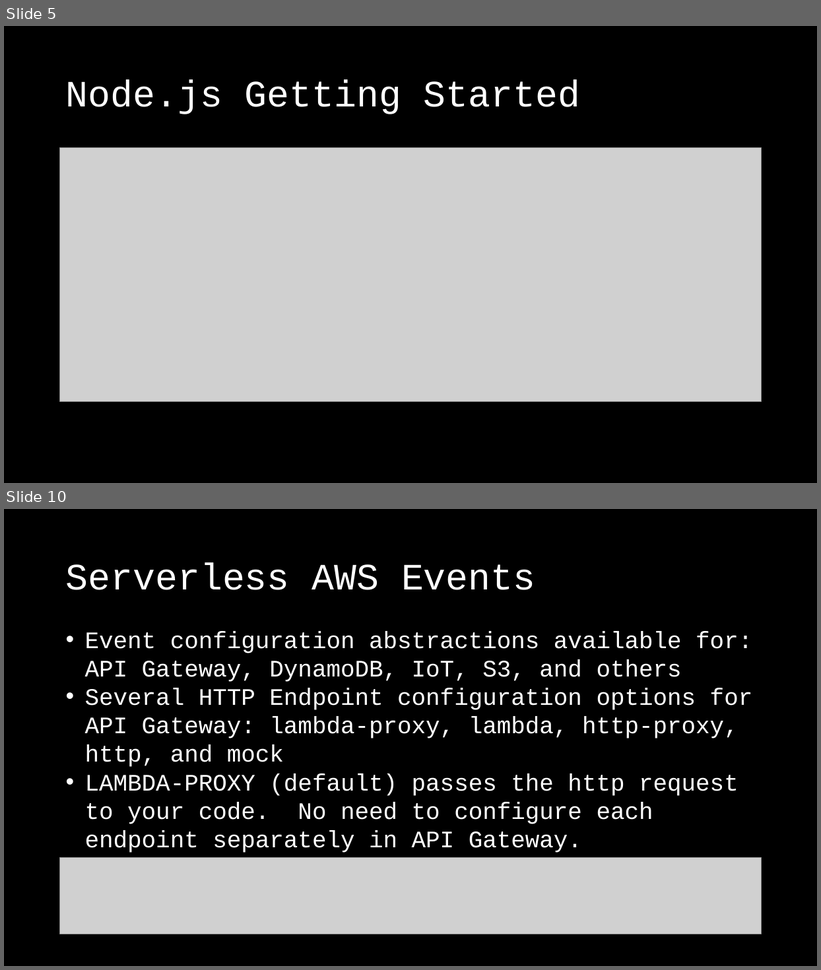
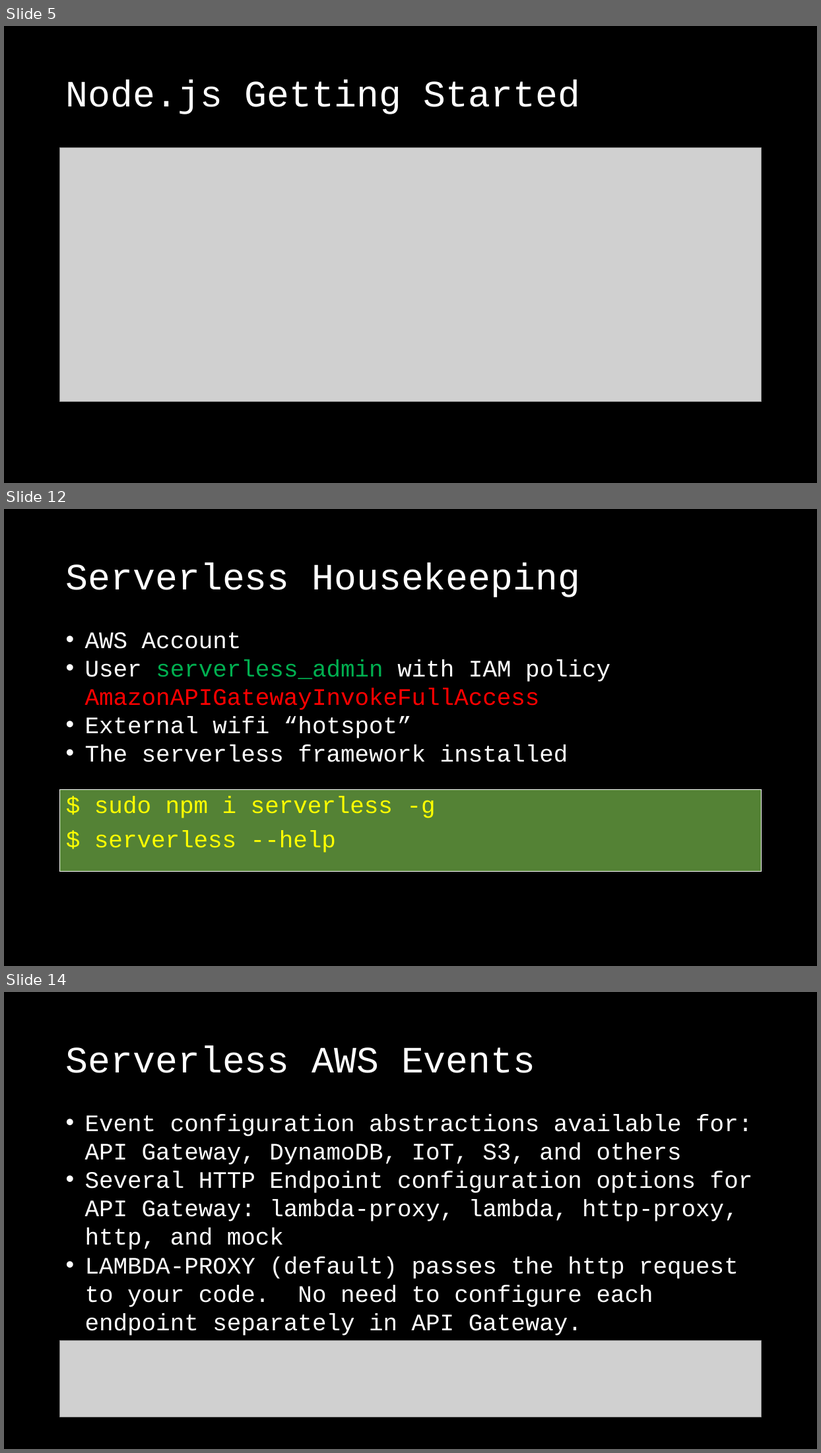
Before and after one commit to rsnestor/slac, a slide deck: doc/slac_slides.pptx. Shown one above the other, each under a label of ours: slides 5 and 10 before the commit, slides 5, 12 and 14 after it; the slides between them are not shown. The pictures are 821x970 and 821x1453 pixels, drawn with LibreOffice and Linux fonts; fonts in the diff are those of the drawing; grey boxes stand for pictures. Boxes give left, top, right and bottom in pixels: in the first picture for what was removed or moved away, otherwise in the second. Text is boxed around its words. In the diff, an @@ line names an element or a change of style, - is before the commit and + after.

```diff
--- a/doc/slac_slides.pptx
+++ b/doc/slac_slides.pptx
@@ slide 12 added at bbox=[4, 509, 817, 966], background #000000 @@
@@ title added at bbox=[66, 562, 581, 597], 44 pt, text #FFFFFF @@
+Serverless Housekeeping
@@ text added at bbox=[85, 632, 611, 762], 28 pt, text #FFFFFF @@
+• AWS Account
+• User serverless_admin with IAM policy AmazonAPIGatewayInvokeFullAccess
+• External wifi “hotspot”
+• The serverless framework installed
@@ text added at bbox=[60, 790, 762, 872], fill #548235, outline #FFFFFF 0.75 pt, 28 pt, text #FFFF00 @@
+$ sudo npm i serverless -g
+$ serverless --help
@@ what was slide 10 is now slide 14 @@
```
Also in this commit, not shown: 5 slides changed, 9 other slides added, 1 slide removed, 9 other files.
